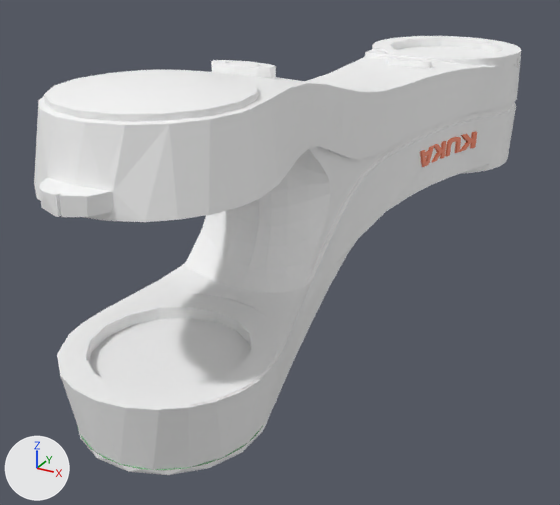
One commit to the OBJ model docs/public/sim/models/kuka_vcmx/KR_10_R1100_CR/A2.obj: the scene before it, then after it.
The view is the same before and after, from a 50 mm lens placed at (0.282, -0.92, 0.207), pointed at (-0.037, -0.34, -0.083). Lighting does not change. The marker at lower left points along +X, +Y and +Z. The older version comes first. Where no turn or scale is listed for an object, it has been applied to the vertices. Vertices at exactly the same position are counted once.

In view in the first picture: 'A2'.
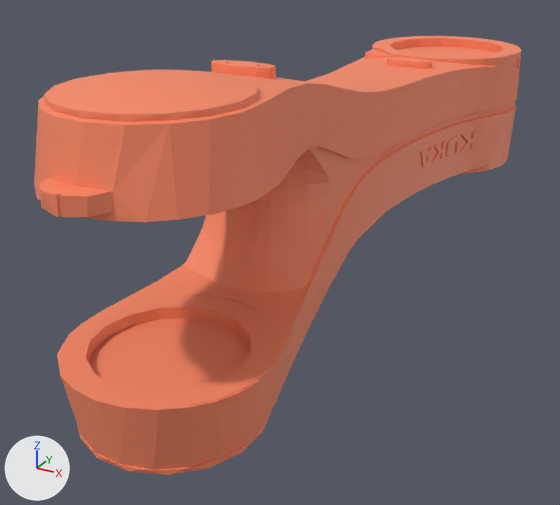
Where the change shows, as pixel boxes (x1, y1, x2, y2) in the pictures (560 x 505 px):
'A2', recoloured (white to orange): (34, 36, 521, 475) in both
part 1 of me_a2, recoloured: (78, 426, 263, 470) in both

Patch to the scene script:
```diff
--- a/docs/public/sim/models/kuka_vcmx/KR_10_R1100_CR/A2.obj.py
+++ b/docs/public/sim/models/kuka_vcmx/KR_10_R1100_CR/A2.obj.py
@@ mat_mat_0 @@
 mat_mat_0 = principled_material('mat_0')
-mat_mat_0.base_color = (0.957, 0.957, 0.957)  # white #fafafa
+mat_mat_0.base_color = (0.961, 0.251, 0.129)  # orange #fb8965
 mat_mat_0.roughness = 0.553
@@ me_a2 @@
 me_a2.from_pydata(...)  # 2323 vertices, 4154 faces; spans x -0.088..0.088, y -0.647..0.088, z -0.129..0.12
 # used by ob_a2; location = (0.0, 0.0, 0.0)
-me_a2.materials.append(mat_mat_1)  # yellow #ffff00
-me_a2.materials.append(mat_mat_2)  # white #ececec
-me_a2.materials.append(mat_mat_3)  # beige #fafeca
-me_a2.materials.append(mat_mat_5)  # orange #fb8965
+# me_a2 part 1: all 70 faces that had it switch from mat_mat_4 (green #74a47c) to mat_mat_0 (orange #fb8965)
```
